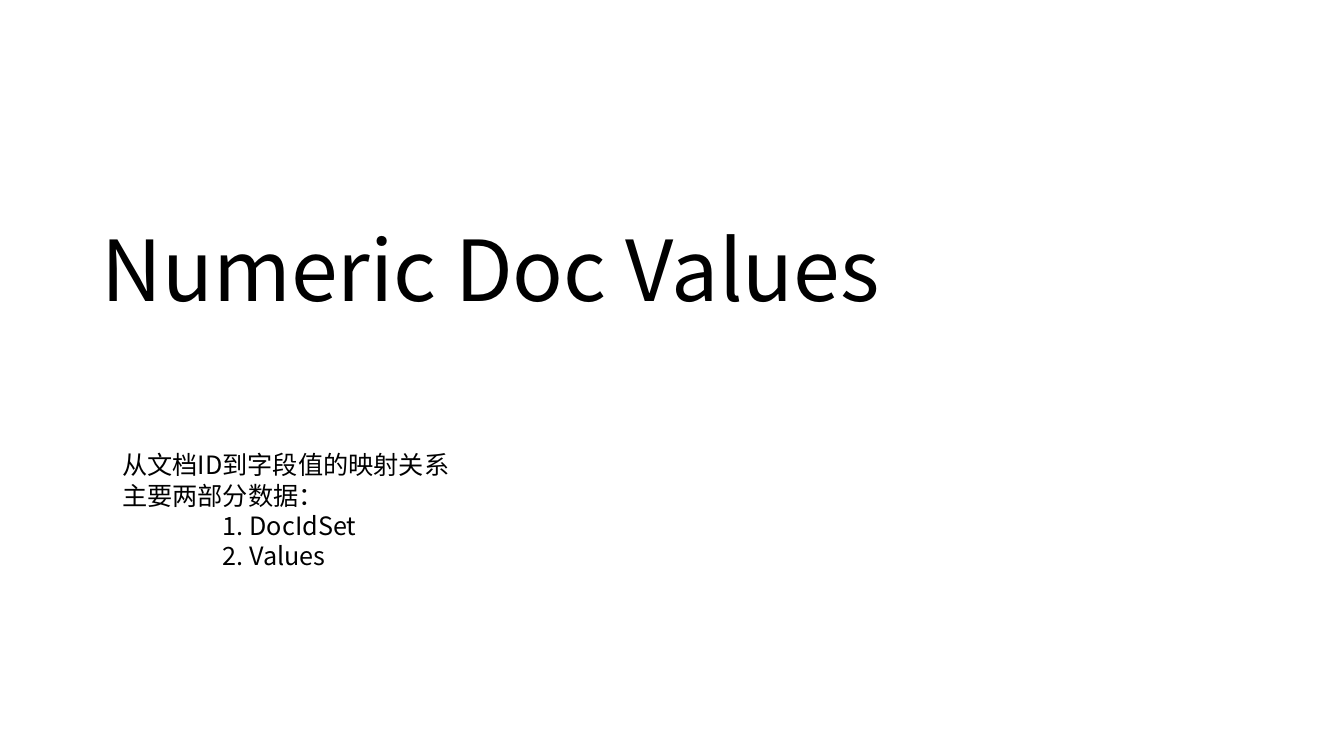
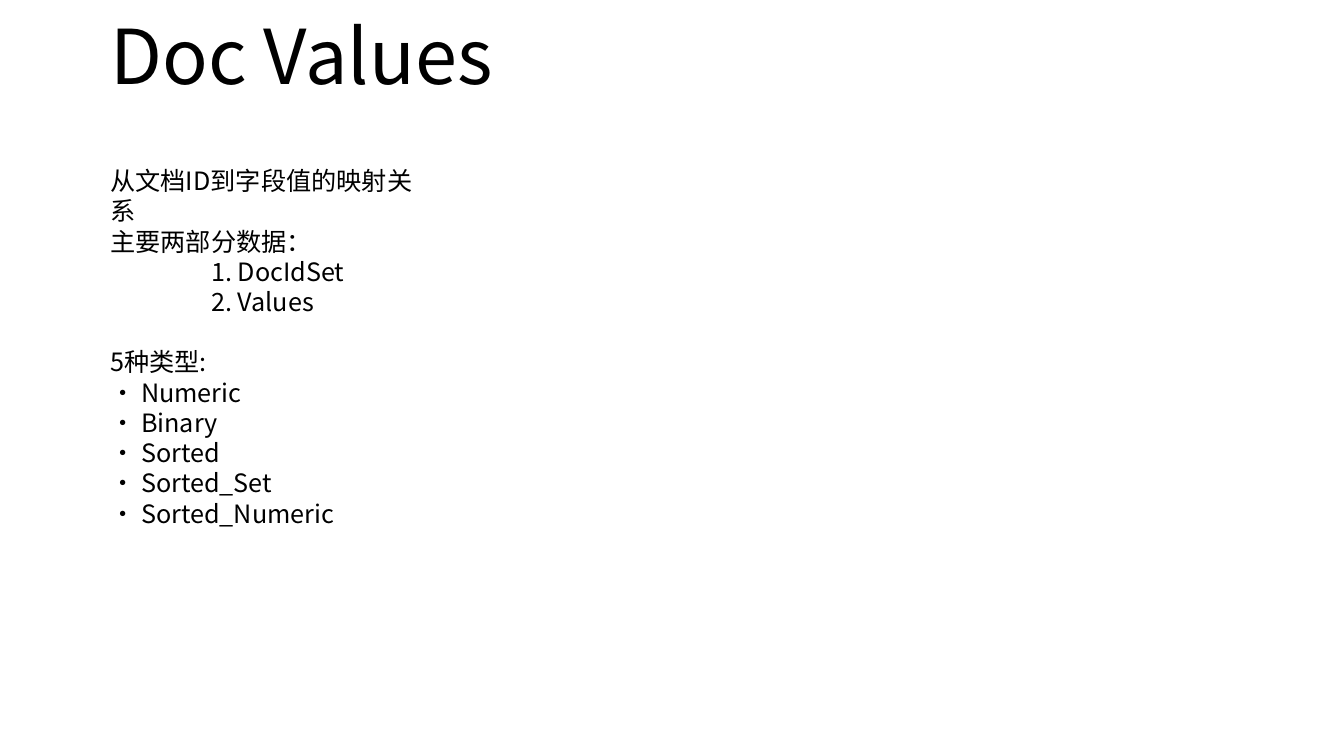
Before and after one commit to zouxiang1993/lucene-8.0.0, a slide deck: slide 24 of core/notes/lucene/codec/索引文件格式/Lucene索引文件.pptx (slide 19 before the commit). Drawn at 1344x756 pixels with LibreOffice and Linux fonts; fonts in the diff are those of the drawing. Boxes give left, top, right and bottom in pixels: in the first picture for what was removed or moved away, otherwise in the second. Text is boxed around its words. In the diff, an @@ line names an element or a change of style, - is before the commit and + after.

Commit message:
doc values 索引文件格式

```diff
--- a/core/notes/lucene/codec/索引文件格式/Lucene索引文件.pptx
+++ b/core/notes/lucene/codec/索引文件格式/Lucene索引文件.pptx
@@ title at [110, 23, 493, 85]: text changed; size 60 to 54 pt @@
-Numeric Doc Values
+Doc Values
@@ text "从文档ID到字段值的映射关系": place and size @@
-text "从文档ID到字段值的映射关系" at [122, 452, 449, 566]
+text "从文档ID到字段值的映射关系" at [110, 168, 412, 527]
@@ text at [110, 350, 334, 527]: paragraphs added @@
+5种类型:
+· Numeric
+· Binary
+· Sorted
+· Sorted_Set
+· Sorted_Numeric
```
Also in this commit, not shown: 2 other slides changed, 1 slide added, 1 slide removed, 1 other file.
